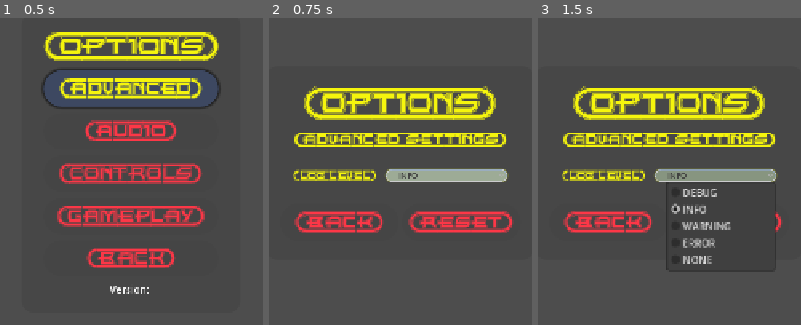
Above: before the commit, frames 1-3 (left to right).
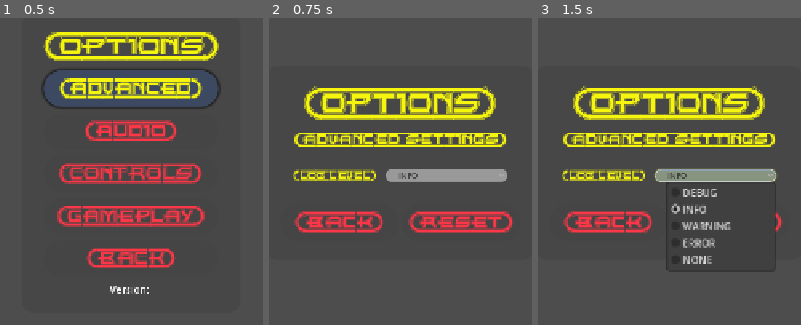
Above: after the commit, the same moments.

Repository: ikostan/SkyLockAssault
Game: Godot game, scene res://scenes/options_menu.tscn
Two runs of this game, one before a commit and one after it. Both use one fixed random seed, a clock stepped at 60 frames per second and the inputs below. This scene is started directly instead of the project's main scene. Video files are missing from this copy of the repository; at most half a second of black plays in their place. Sound files missing from this copy of the repository are replaced by a short silence.
Inputs:
- Up to frame 1 (0.5 s): no input
- Up to frame 2 (0.75 s): click "{ADVANCED}" at 0.5 s
- Up to frame 3 (1.5 s): click "INFO" at 1.25 s

Frame 1 is identical in both runs. In frame 2, 0.5% of the frame differs, in the area x 44-92%, y 49-54%; in frame 3, nothing differs.

Commit message:
Avoid stealing GUI focus when opening menus
Check for an existing GUI focus owner before calling grab_focus in multiple menus (advanced_settings.gd, main_menu.gd, options_menu.gd, pause_menu.gd). Add debug/warning logs when focus is already set or when target controls are missing, and return early where appropriate to avoid overriding user or system focus. Minor comment/whitespace cleanups included.

The initial focus on log_lvl_option in _ready() is deferred correctly, but you might want to guard this behavior behind a flag or check whether another control already has meaningful focus to avoid unexpectedly overriding user-driven focus when the menu is reopened.

Diff:
--- a/scripts/advanced_settings.gd
+++ b/scripts/advanced_settings.gd
@@ -87,11 +87,15 @@
 			)
 	# Give keyboard focus to the log level slider
 	if is_instance_valid(log_lvl_option):
-		log_lvl_option.call_deferred("grab_focus")
+		if get_viewport().gui_get_focus_owner() == null:
+			log_lvl_option.call_deferred("grab_focus")
+		else:
+			Globals.log_message("Focus already set—skipping initial grab.", Globals.LogLevel.DEBUG)
 	else:
 		Globals.log_message(
 			"Log level OptionButton not found—skipping focus.", Globals.LogLevel.WARNING
 		)
+
 	Globals.log_message("Advanced Settings menu loaded.", Globals.LogLevel.DEBUG)
 
 
@@ -188,7 +192,7 @@
 			Globals.log_message("Showing menu: " + prev_menu.name, Globals.LogLevel.DEBUG)
 			hidden_menu_found = true
 
-# Focus on AdvancedSettingsButton
+			# Focus on AdvancedSettingsButton
 			var advanced_btn: Button = null
 			if prev_menu is OptionsMenu:
 				advanced_btn = prev_menu.advanced_settings_button
--- a/scripts/main_menu.gd
+++ b/scripts/main_menu.gd
@@ -72,7 +72,17 @@
 		Globals.log_message("Invalid tween—grabbing focus immediately.", Globals.LogLevel.WARNING)
 	# Fallback: Grab focus immediately if tween isn't running (e.g., error or instant)
 	# Give keyboard focus to the first button after the fade-in completes
-	start_button.call_deferred("grab_focus")
+	if is_instance_valid(start_button):
+		if get_viewport().gui_get_focus_owner() == null:
+			start_button.call_deferred("grab_focus")
+		else:
+			Globals.log_message("Focus already set—skipping initial grab.", Globals.LogLevel.DEBUG)
+	else:
+		Globals.log_message(
+			"Button start_button not found—skipping focus.", Globals.LogLevel.WARNING
+		)
+
+
 	# Connect START button signal
 	@warning_ignore("return_value_discarded")
 	start_button.pressed.connect(_on_start_pressed)
--- a/scripts/options_menu.gd
+++ b/scripts/options_menu.gd
@@ -133,9 +133,13 @@
 	##
 	## :rtype: void
 	for child in options_vbox.get_children():
-		if child is Button and child.visible and not child.disabled:
-			child.grab_focus()
-			Globals.log_message("Grabbed initial focus on: " + child.name, Globals.LogLevel.DEBUG)
+		if get_viewport().gui_get_focus_owner() == null:
+			if child is Button and child.visible and not child.disabled:
+				child.grab_focus()
+				Globals.log_message("Grabbed initial focus on: " + child.name, Globals.LogLevel.DEBUG)
+				return
+		else:
+			Globals.log_message("Focus already set—skipping initial grab.", Globals.LogLevel.DEBUG)
 			return
 	Globals.log_message(
 		"No Button found in OptionsVBoxContainer for initial focus!", Globals.LogLevel.WARNING
--- a/scripts/pause_menu.gd
+++ b/scripts/pause_menu.gd
@@ -66,7 +66,12 @@
 	visible = not visible
 	get_tree().paused = visible
 	if visible and is_instance_valid(resume_button):
-		resume_button.call_deferred("grab_focus")
+		if get_viewport().gui_get_focus_owner() == null:
+			resume_button.call_deferred("grab_focus")
+			Globals.log_message("Grabbed initial focus on: resume_button" , Globals.LogLevel.DEBUG)
+		else:
+			Globals.log_message("Focus already set—skipping initial grab.", Globals.LogLevel.DEBUG)
+			return
 
 
 func _on_resume_button_pressed() -> void:
